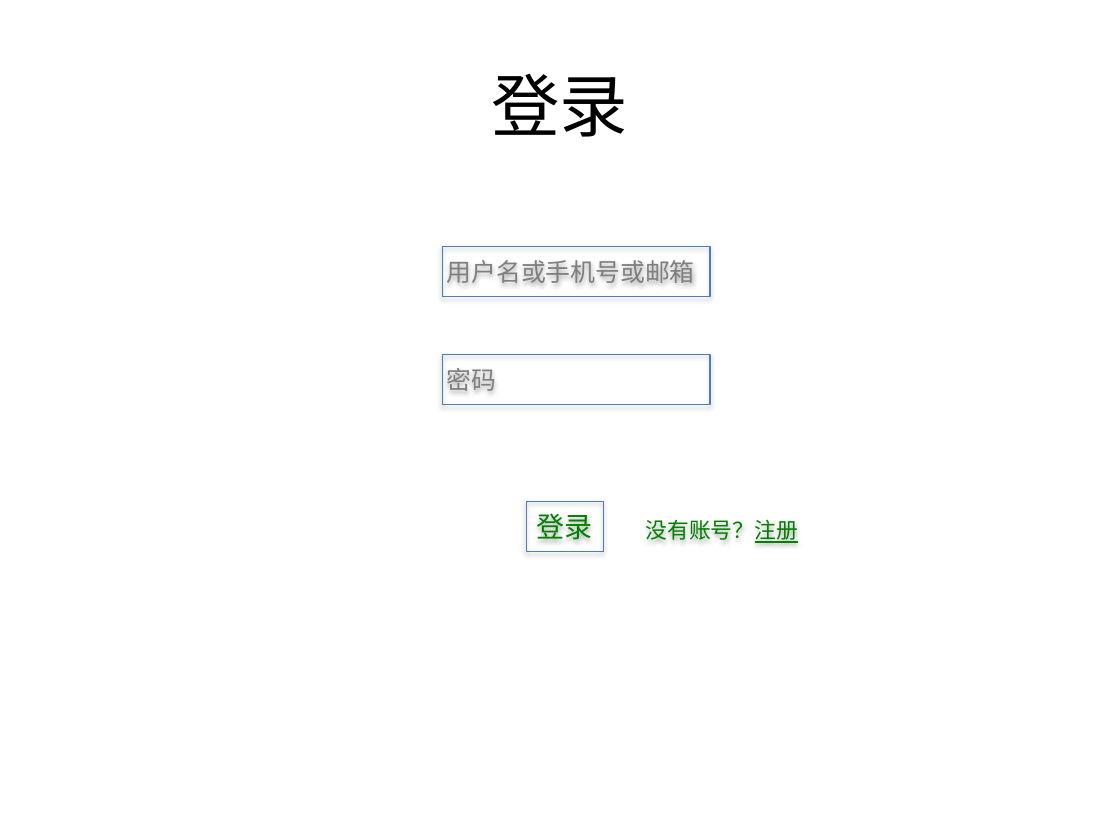
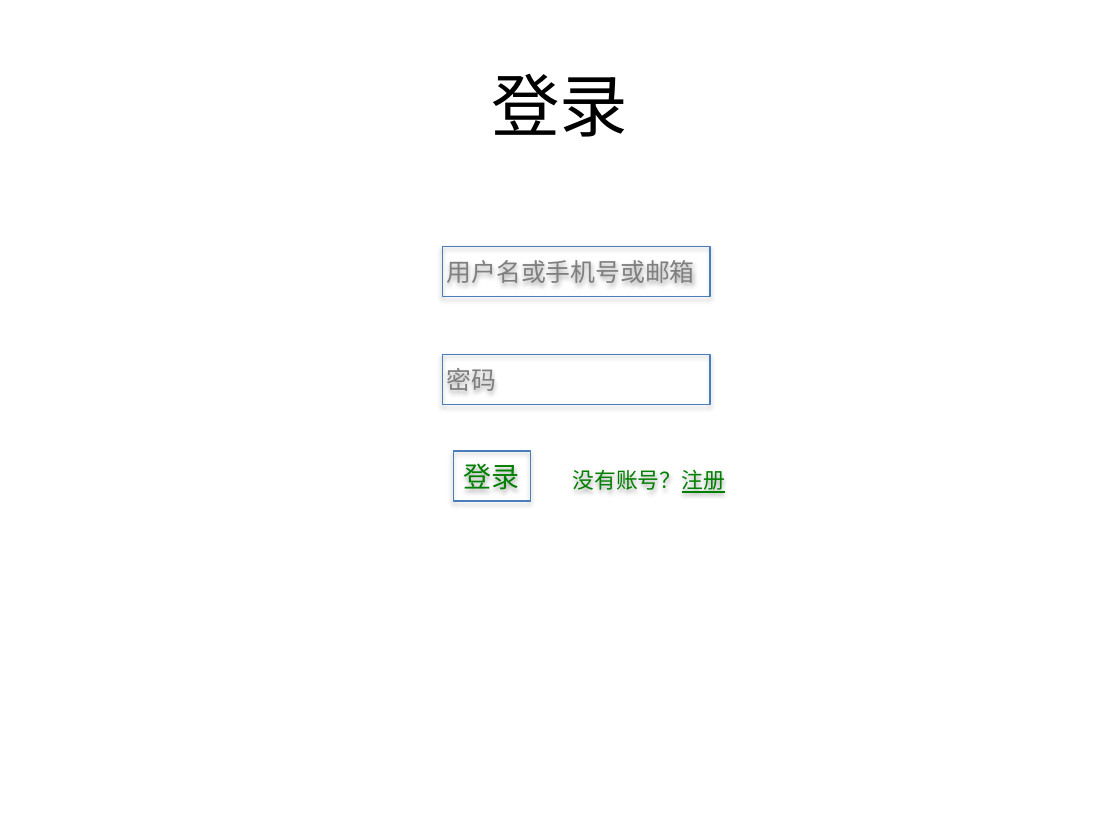
Before and after one commit to zenkj/meiriqiandao, a slide deck: slide 8 of ui/ui.pptx. Drawn at 1120x840 pixels with LibreOffice and Linux fonts; fonts in the diff are those of the drawing. Boxes give left, top, right and bottom in pixels: in the first picture for what was removed or moved away, otherwise in the second. Text is boxed around its words. In the diff, an @@ line names an element or a change of style, - is before the commit and + after.

```diff
--- a/ui/ui.pptx
+++ b/ui/ui.pptx
@@ rectangle "登录": place and size @@
-rectangle "登录" at [526,501,604,551]
+rectangle "登录" at [454,451,531,502]
@@ text "没有账号？注册": place and size @@
-text "没有账号？注册" at [645,520,798,543]
+text "没有账号？注册" at [573,470,726,493]
```
Also in this commit, not shown: 6 other slides changed.
